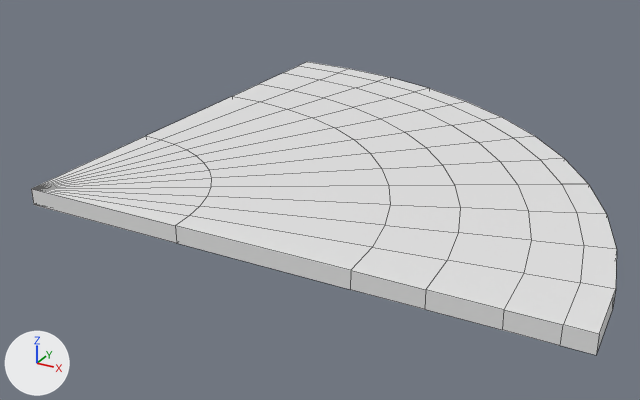
One commit to the FBX model Assets/Assets/DinandSpul/FBX's/BasicKit/Big_Upperfloor_C.fbx: the scene before it, then after it.
Camera for both pictures: a 50 mm camera at (3.63, -3.23, 2.88) aimed at (1.19, 1.21, 0.67). Lighting does not change. The marker at lower left points along +X, +Y and +Z. The picture after the commit comes second. Mesh edges are drawn as thin lines. Where no turn or scale is listed for an object, it has been applied to the vertices.

The scene before the commit, as lines of its bpy script (objects in view):
```python
me_cylinder_002 = bpy.data.meshes.new('Cylinder.002')
me_cylinder_002.from_pydata(...)  # 158 vertices, 168 faces; spans x 0.02..3.14, y 0.0..3.13, z 0.85..0.95
ob_big_upperfloor_c = bpy.data.objects.new('Big_Upperfloor_C', me_cylinder_002)
ob_big_upperfloor_c.location = (0.0, 0.0, 0.0)
```
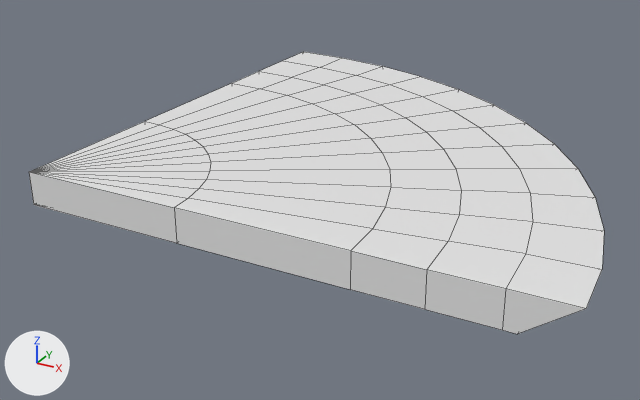
The newer file is also turned or shifted as a whole; pictures and numbers use the older file's frame.

What differs and where, as boxes (x1, y1, x2, y2) in the pictures (640 x 400 px):
'Big_Upperfloor_C', reshaped
    before: (31, 62, 617, 355)
    after: (29, 52, 604, 334)

The change, as a list of edits to the scene's bpy script:
```text
Change me_cylinder_002:
    used by ob_big_upperfloor_c; location = (0.0, 0.0, 0.0)
    remove me_cylinder_002.from_pydata(...)  # 158 vertices, 168 faces; spans x 0.02..3.14, y 0.0..3.13, z 0.85..0.95
    add me_cylinder_002.from_pydata(...)  # 132 vertices, 142 faces; spans x 0.02..3.08, y 0.0..3.06, z 0.85..1.05
    me_cylinder_002 part 1
    39 vertices are removed from x 0.02..3.14, y 0.0..3.13, z 0.85..0.95
    60 faces are deleted
    27 vertices in x 0.02..2.74, y 0.0..2.73, z 0.95 move by (0.0, 0.0, 0.1)
    3 vertices in x 2.23..2.91, y 1.2..2.21, z 0.85 move by (-0.06, -0.05, 0.2)
    36 vertices move from x 0.4..3.12, y 0.39..3.1, z 0.85..0.95 to x 0.39..3.06, y 0.37..3.04, z 0.85..1.05
    13 vertices are added at x 0.02..3.08, y 0.0..3.06, z 0.85..1.05
    34 new faces join them
```
